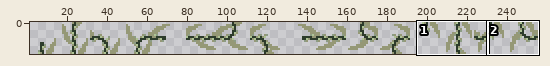
One commit to this sprite sheet: res/images/Armoise.png. Above, an overview of the earlier version with the close-up marked.
Close-up. Old version:
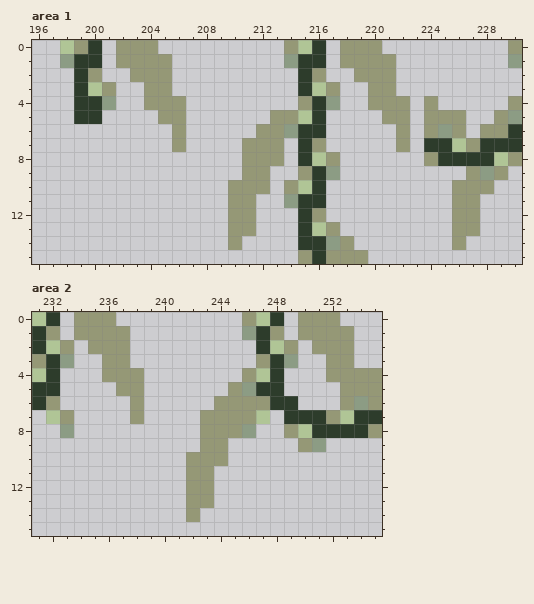
The file is 256x16 pixels. Shown: area 1: x 196..230, y 0..15; area 2: x 231..255, y 0..15. The wide view leaves out empty margins. The commit also changed other parts of the picture, which this record leaves out.
New version:
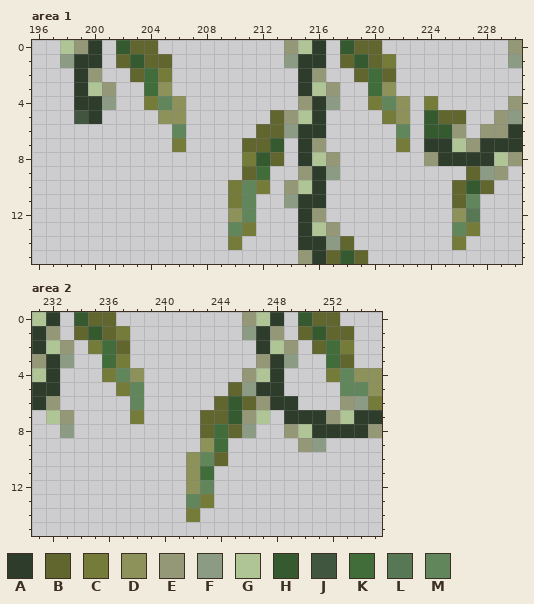
Palette (. is transparent): A #2d3c2b  B #61662f  C #757b38  D #8d925b  E #959876  F #8c9c84  G #b0c596  H #355a30  J #41563e  K #406d3a  L #587754  M #61865c
Edits made:
Area 1:
y 0: x 202..204 EEE -> HBB; x 218..220 EEE -> HBB
y 1: x 202..205 EEEE -> BHBB; x 218..221 EEEE -> BHBC
y 2: x 203..205 EEE -> BKC; x 219..221 EEE -> BKB
y 3: x 204..205 EE -> KD; x 220..221 EE -> KD
y 4: x 204..206 EEE -> CMD; x 220..222 EEE -> CMD; x 224 E -> C
y 5: x 199 A -> J; x 205..206 EE -> DD; x 213 E -> B; x 221..222 EE -> CD; x 224..226 EEE -> HBB
y 6: x 206 E -> M; x 212..213 EE -> BB; x 222 E -> M; x 224..225 EF -> HH
y 7: x 206 E -> C; x 211..213 EEE -> BBH; x 222 E -> C
y 8: x 211..213 EEE -> CHB
y 9: x 211..212 EE -> BK; x 227 E -> B
y 10: x 210..212 EEE -> CMC; x 226..228 EEE -> BHB
y 11: x 210..211 EE -> CM; x 226..227 EE -> BM
y 12: x 210..211 EE -> DM; x 226..227 EE -> DL
y 13: x 210..211 EE -> MC; x 226..227 EE -> MC
y 14: x 210 E -> C; x 218 E -> B; x 226 E -> C
y 15: x 217..219 EEE -> BHB
Area 2:
y 0: x 234..236 EEE -> HBB; x 250..252 EEE -> HBB
y 1: x 234..237 EEEE -> BHBC; x 250..253 EEEE -> BHBB
y 2: x 235..237 EEE -> CKB; x 251..253 EEE -> BKC
y 3: x 236..237 EE -> KC; x 252..253 EE -> KB
y 4: x 236..238 EEE -> CMD; x 252..255 EEEE -> CMDD
y 5: x 237..238 EE -> CM; x 245 E -> B; x 253..255 EEE -> MMD
y 6: x 238 E -> M; x 244..246 EEE -> BHB; x 255 E -> C
y 7: x 238 E -> C; x 243..245 EEE -> BBH
y 8: x 243..245 EEE -> BKB
y 9: x 243..244 EE -> DK
y 10: x 242..244 EEE -> DMB
y 11: x 242..243 EE -> DK
y 12: x 242..243 EE -> DM
y 13: x 242..243 EE -> MC
y 14: x 242 E -> C
Changed places in both close-ups, as pixel boxes (x1, y1, x2, y2):
changed: (74, 40, 284, 250)
changed: (326, 40, 494, 264)
changed: (74, 312, 256, 522)
changed: (298, 312, 382, 410)
